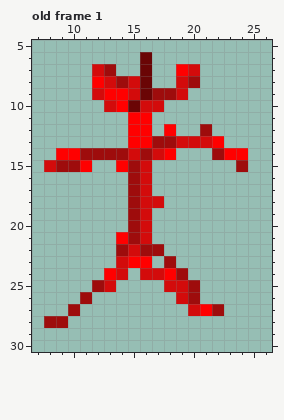
Pixel-art file, stored at MonsterPhobia/Assets/Art/Villian.aseprite. That is the earlier state.
32x32 pixels, 1 frame. Shown: old frame 1: x 7..26, y 5..30. The commit also changed other frames, which this record leaves out.
Once edited:
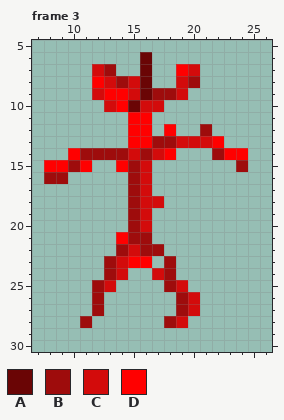
Palette (. is transparent): A #6a0505  B #9e0c0c  C #d30b0b  D #ff0000
A new or re-ordered frame is compared with the old frame closest to it.
The edit:
frames 1 -> 4
--- frame 3 is new; against old frame 1
@@ x 7..11 @@
 13 .....
-14 ..DDB
-15 .CBBD
-16 .....
+14 ...DB
+15 .DDBD
+16 .BB..
 17 .....
@@ x 7..26 @@
 20 ........BC..........
-21 .......DBC..........
+21 .......DBB..........
 22 .......BCBB.........
-23 .......CDD.B........
-24 ......DC.CCDB.......
-25 .....BC....CCB......
-26 ....B.......CB......
-27 ...B.........CDB....
-28 .BB.................
+23 ......BCDD.B........
+24 ......BC..CB........
+25 .....BC....BC.......
+26 .....B......BC......
+27 .....B......BC......
+28 ....B......BC.......
 29 ....................
Boxes around the changes in both pictures, in picture pixels (x1, y1, x2, y2):
changed: (44, 148, 68, 184)
changed: (44, 232, 224, 328)
